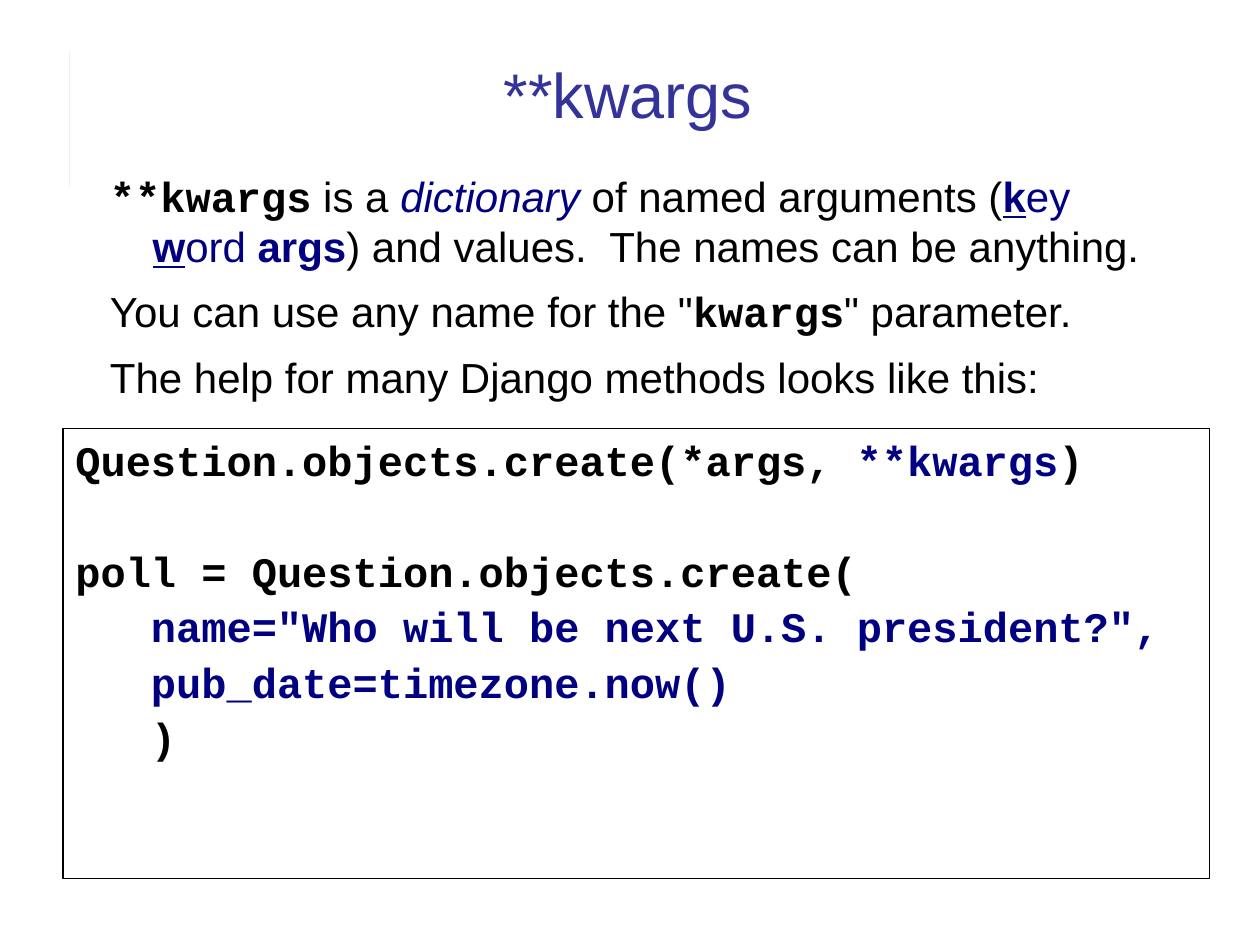
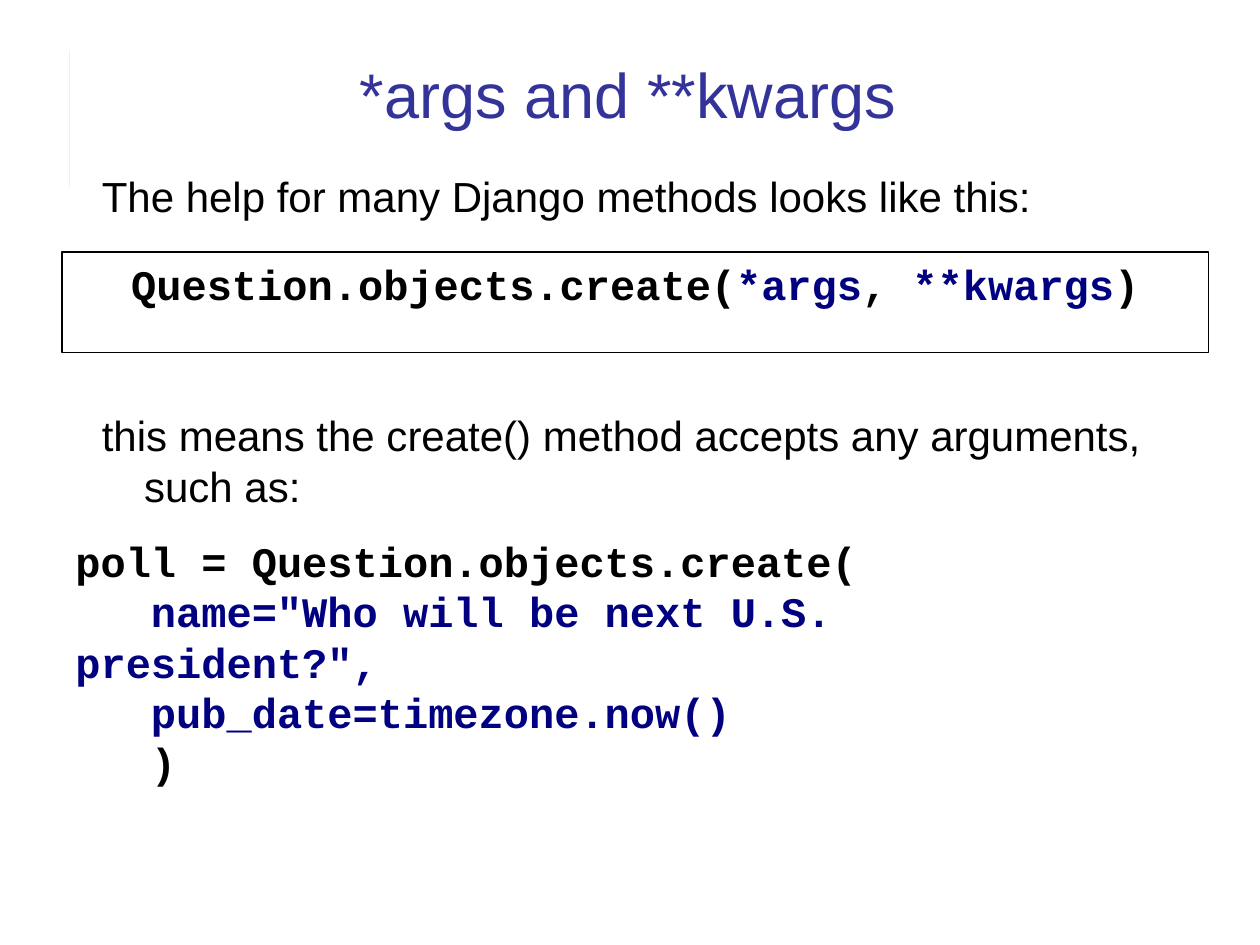
Before and after one commit to cpske/ISP, a slide deck: slide 3 of django/Django-review-1.ppt (slide 5 before the commit). Drawn at 1260x945 pixels with LibreOffice and Linux fonts; fonts in the diff are those of the drawing. Boxes give left, top, right and bottom in pixels: in the first picture for what was removed or moved away, otherwise in the second. Text is boxed around its words. In the diff, an @@ line names an element or a change of style, - is before the commit and + after.

```diff
--- a/django/Django-review-1.ppt
+++ b/django/Django-review-1.ppt
@@ title at (x1=360, y1=72, x2=896, y2=130): text changed @@
-**kwargs
+*args and **kwargs
@@ text "The help for many Django ..." moved from (x1=110, y1=181, x2=1139, y2=401) to (x1=102, y1=181, x2=1031, y2=220) @@
@@ text at (x1=110, y1=181, x2=1139, y2=336): paragraphs removed @@
-**kwargs is a dictionary of named arguments (key word args) and values. The names can be anything.
-You can use any name for the "kwargs" parameter.
@@ rectangle added at (x1=62, y1=252, x2=1208, y2=353), outline #000000 0.74 pt, 24 pt, text #000000, bold @@
+Question.objects.create(*args, **kwargs)
@@ text at (x1=75, y1=446, x2=1084, y2=485): paragraph removed @@
-Question.objects.create(*args, **kwargs)
@@ text added at (x1=102, y1=420, x2=1140, y2=503), 24 pt, text #000000 @@
+this means the create() method accepts any arguments,
+such as:
@@ text "poll = Question.objects.create(" moved from (x1=63, y1=428, x2=1210, y2=878) to (x1=75, y1=546, x2=857, y2=737) @@
@@ text "poll = Question.objects.create(" at (x1=75, y1=546, x2=857, y2=737): less space between paragraphs; outline #000000 0.74 pt to none @@
```
Also in this commit, not shown: 15 other slides changed, 2 slides added, 4 slides removed, 2 other files.
